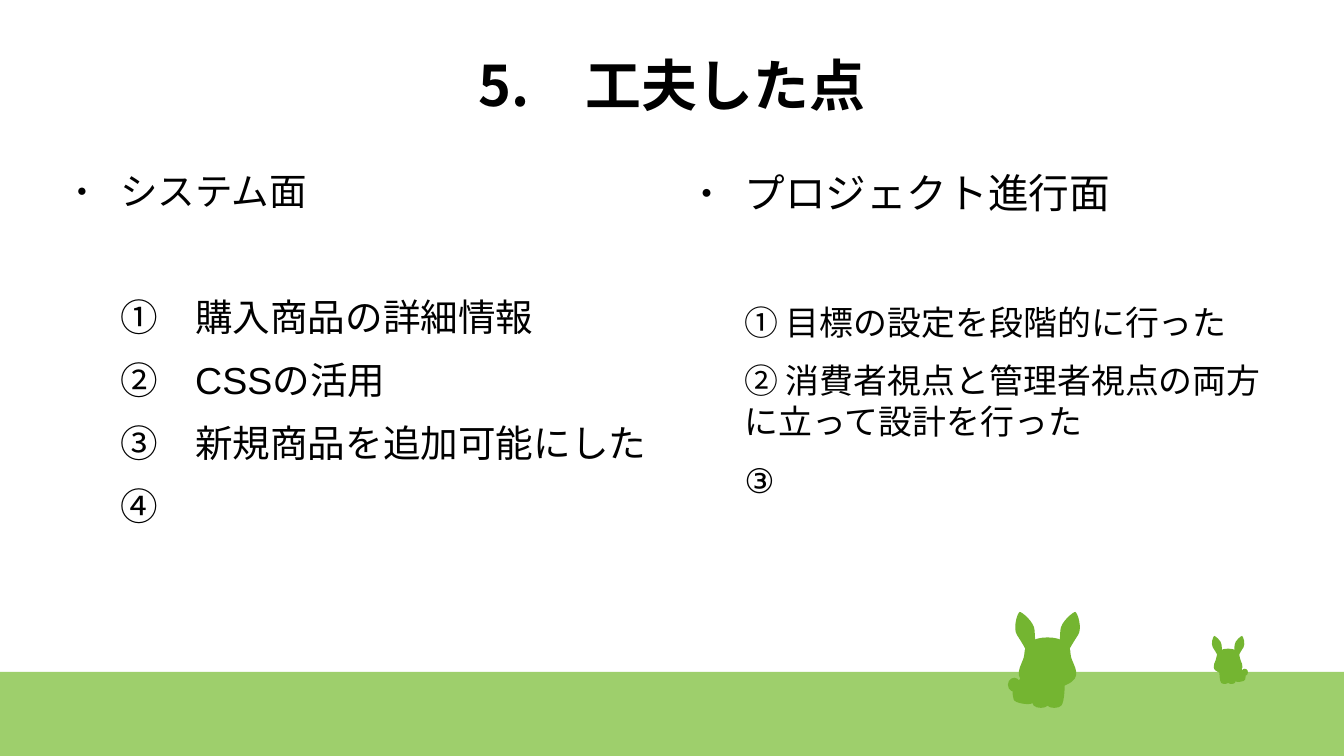
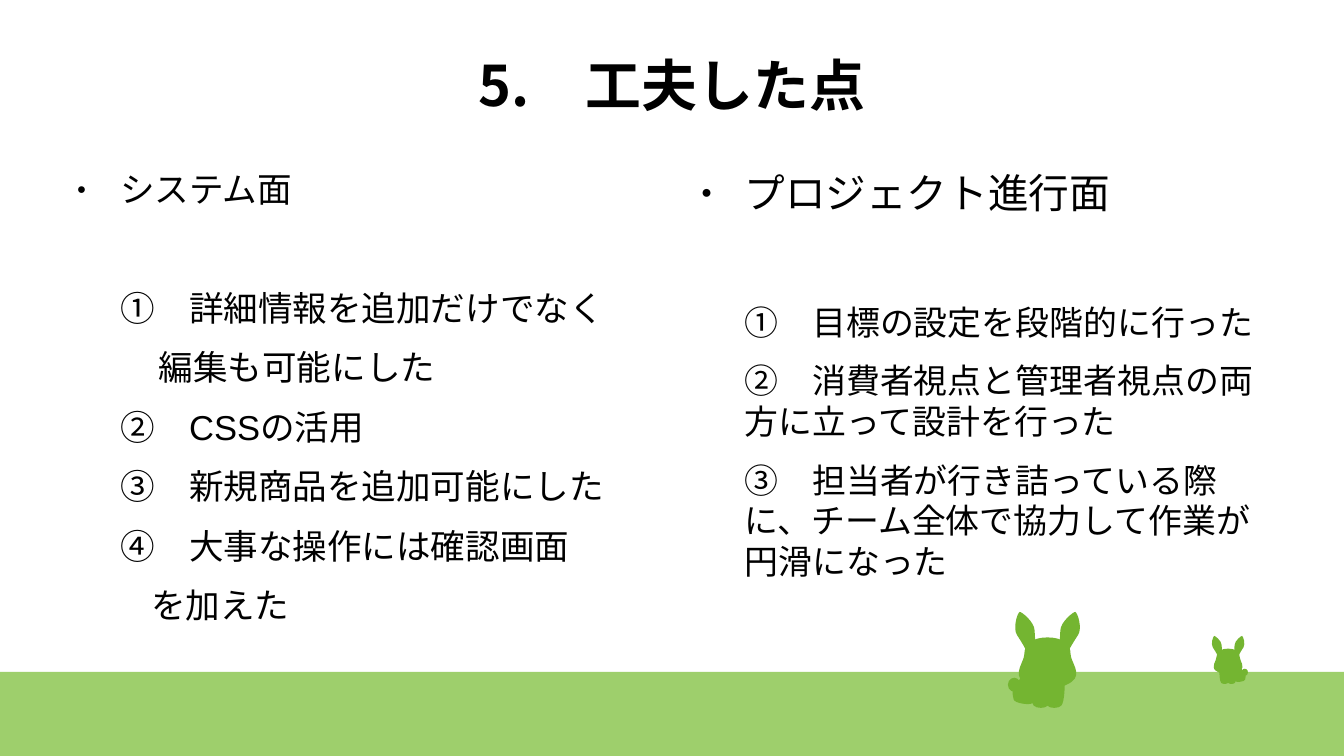
Before and after one commit to 17bd089s/shopping, a slide deck: slide 11 of document/発表スライド改.odp. Drawn at 1344x756 pixels with LibreOffice and Linux fonts; fonts in the diff are those of the drawing. Boxes give left, top, right and bottom in pixels: in the first picture for what was removed or moved away, otherwise in the second. Text is boxed around its words. In the diff, an @@ line names an element or a change of style, - is before the commit and + after.

```diff
--- a/document/発表スライド改.odp
+++ b/document/発表スライド改.odp
@@ text at (x1=120, y1=175, x2=604, y2=502): size 22.2 to 20.4 pt in "システム面", "② CSSの活用", "③ 新規商品を追加可能にした" @@
@@ text at (x1=120, y1=291, x2=604, y2=383): text changed; size 22.2 to 20.4 pt @@
-① 購入商品の詳細情報
+① 詳細情報を追加だけでなく
+編集も可能にした
@@ text at (x1=744, y1=464, x2=1250, y2=577): text changed @@
-③
+③ 担当者が行き詰っている際に、チーム全体で協力して作業が円滑になった
@@ text at (x1=120, y1=529, x2=569, y2=621): text changed; size 22.2 to 20.4 pt @@
-④
+④ 大事な操作には確認画面
+を加えた
```
Also in this commit, not shown: 10 other slides changed, 2 slides added, 2 slides removed.
